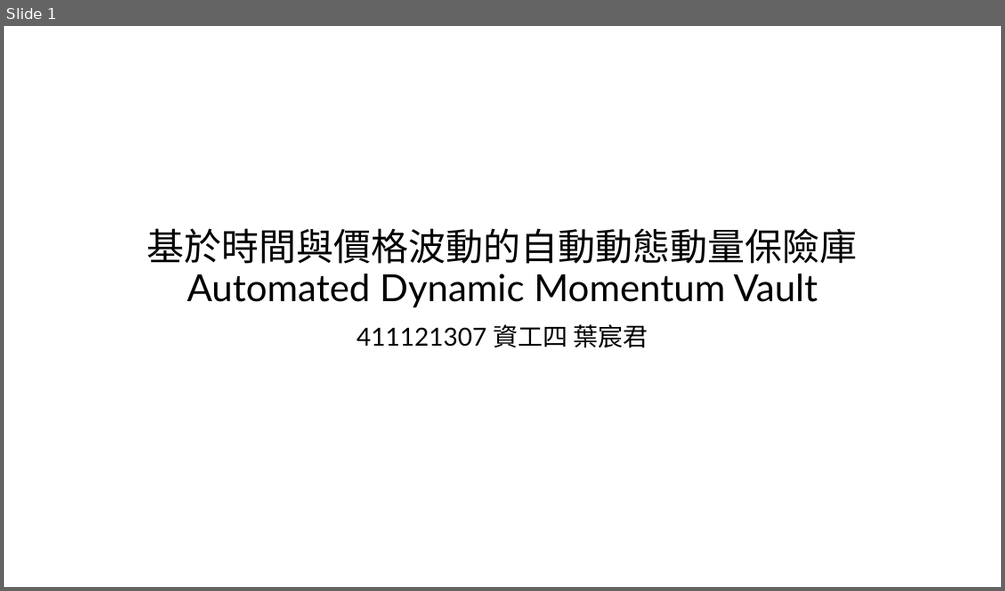
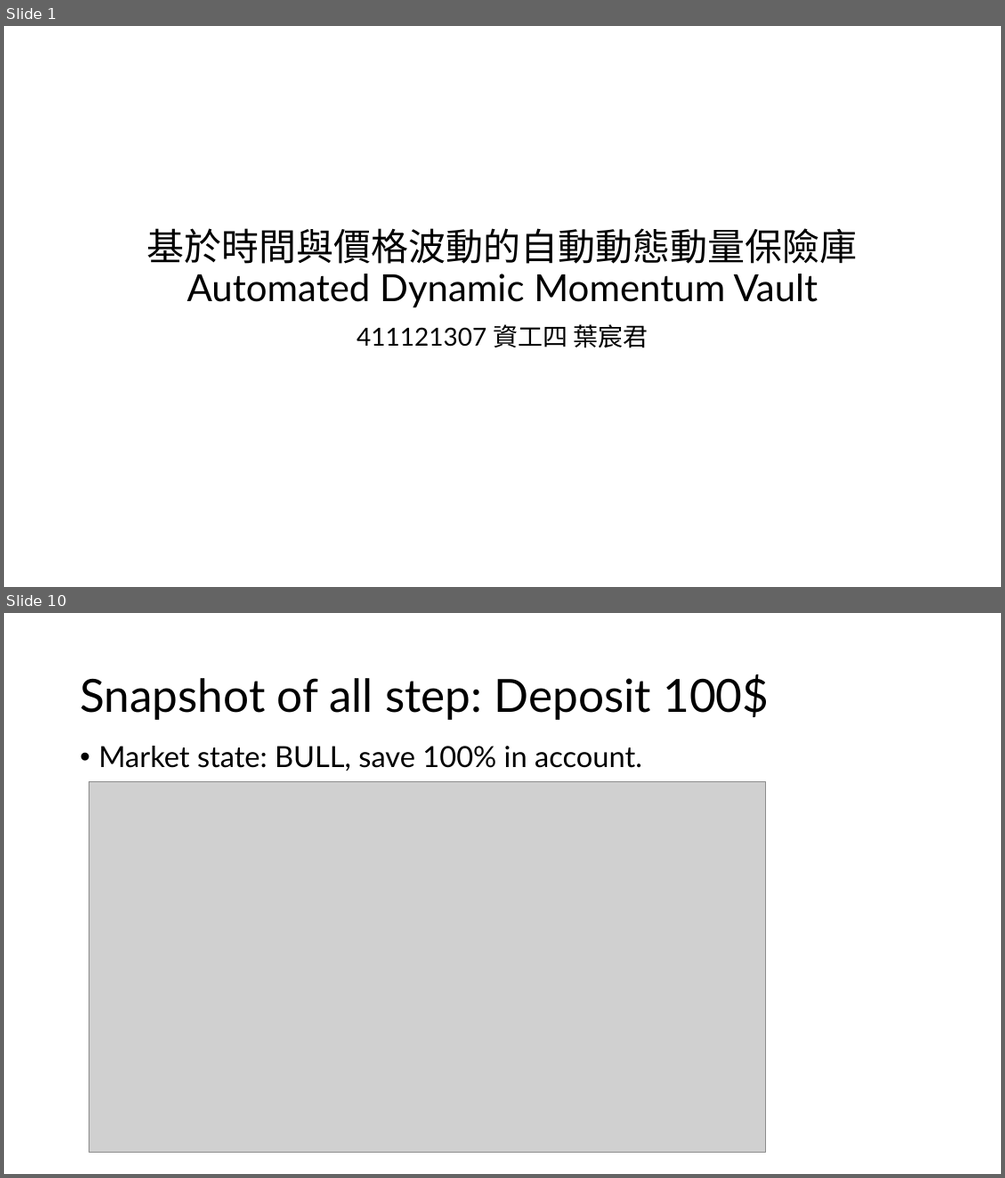
Before and after one commit to imlone1y/Automated-Dynamic-Momentum-Vault, a slide deck: 411121307_report.pptx. Shown one above the other, each under a label of ours: slide 1 before the commit, slides 1 and 10 after it; the slides between them are not shown. The pictures are 1005x591 and 1005x1178 pixels, drawn with LibreOffice and Linux fonts; fonts in the diff are those of the drawing; grey boxes stand for pictures. Boxes give left, top, right and bottom in pixels: in the first picture for what was removed or moved away, otherwise in the second. Text is boxed around its words. In the diff, an @@ line names an element or a change of style, - is before the commit and + after.

```diff
--- a/411121307_report.pptx
+++ b/411121307_report.pptx
@@ slide 10 added at (4, 613, 1001, 1174), background #FFFFFF @@
@@ title added at (80, 674, 769, 720), 44 pt, text #000000 @@
+Snapshot of all step: Deposit 100$
@@ text added at (98, 746, 642, 771), 28 pt, text #000000 @@
+• Market state: BULL, save 100% in account.
@@ picture added at (89, 781, 766, 1152) @@
```
Also in this commit, not shown: 1 slide changed, 14 other slides added, 16 other files.
